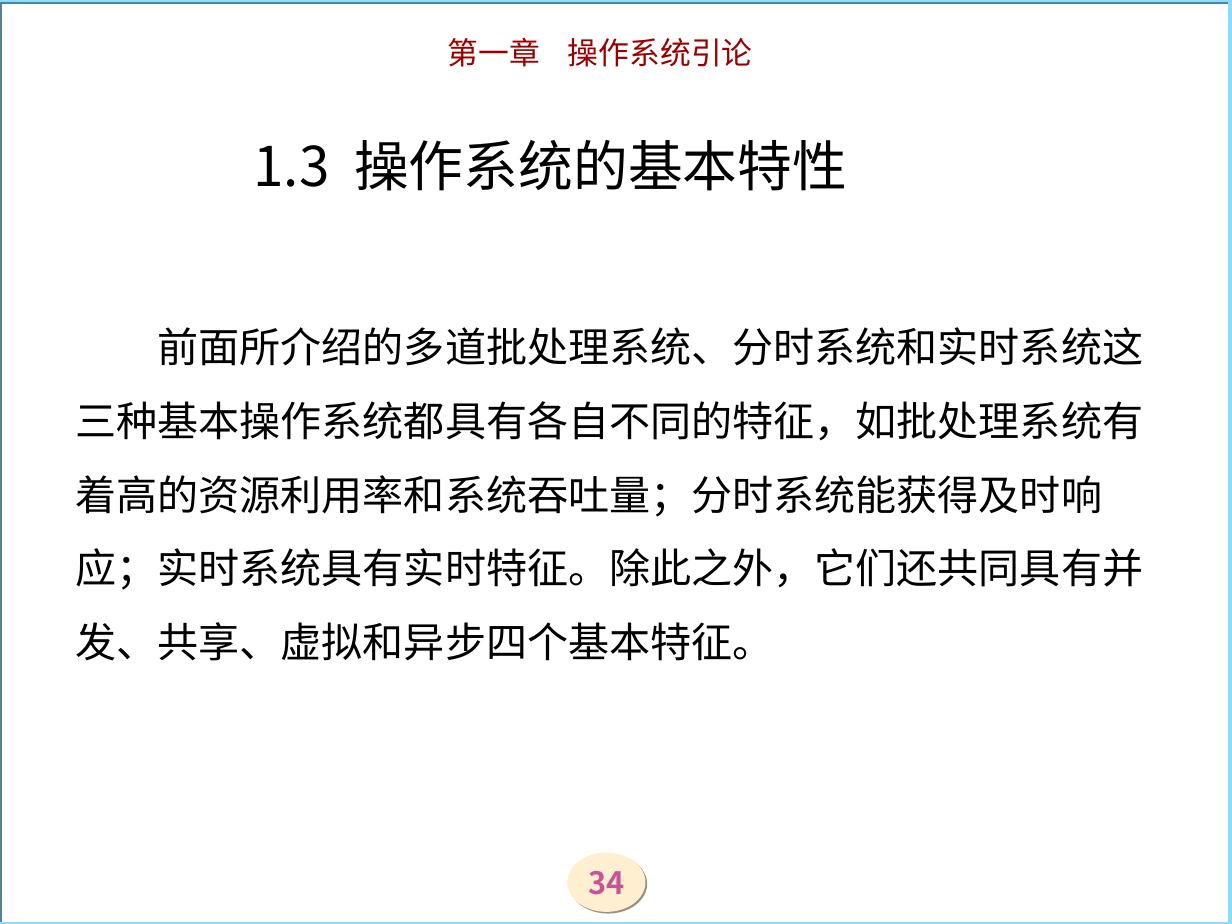
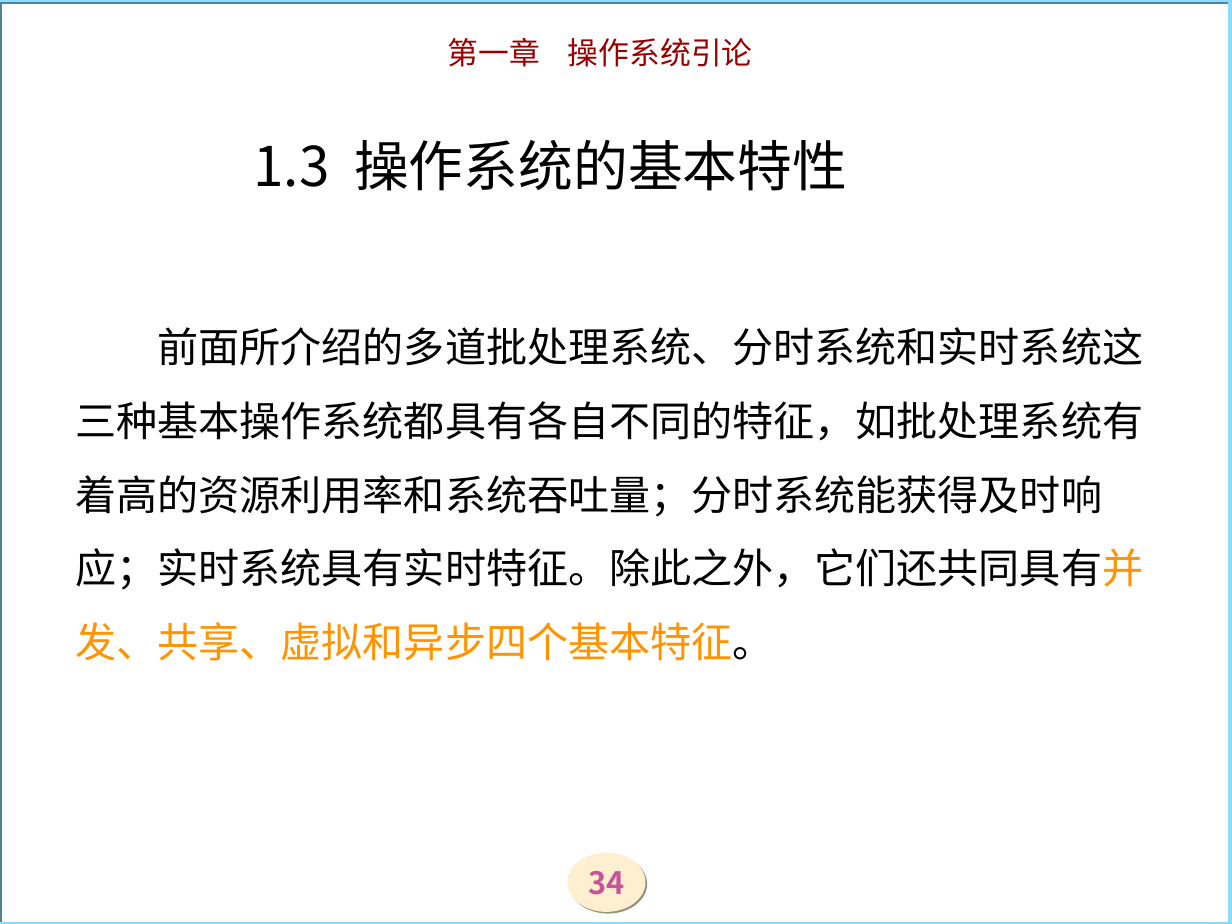
Before and after one commit to zjyesir/hmc_OS, a slide deck: slide 34 of ppt/1操作系统引论.ppt. Drawn at 1232x924 pixels with LibreOffice and Linux fonts; fonts in the diff are those of the drawing; background and template pictures are left out. Boxes give left, top, right and bottom in pixels: in the first picture for what was removed or moved away, otherwise in the second. Text is boxed around its words. In the diff, an @@ line names an element or a change of style, - is before the commit and + after.

```diff
--- a/ppt/1操作系统引论.ppt
+++ b/ppt/1操作系统引论.ppt
@@ title "1.3 操作系统的基本特性 前面所介绍的多道批处理系统、分时系统和实时系统这三种基本操作系统都具有各自不同的特征，如批处 ..." at box(75, 140, 1144, 661): text colour #000000 to #FF9300 in "前面所介绍的多道批处理系统、分时系统和实时系统这三种基本操作系统都具有各自不同的特征，如批处理系统有着高的资源利用率和系 ..." @@
```
Also in this commit, not shown: 3 other slides changed, 2 other files.
